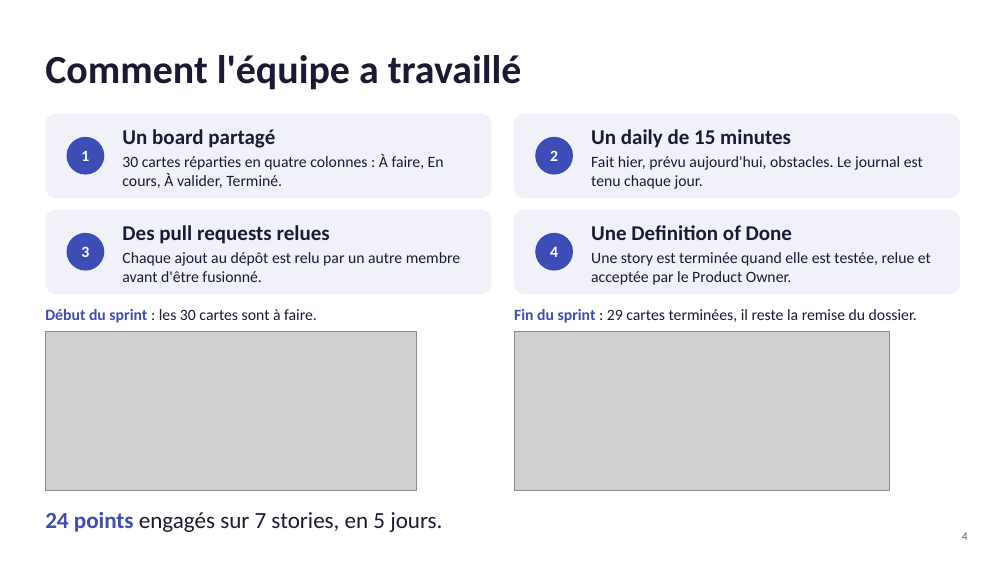
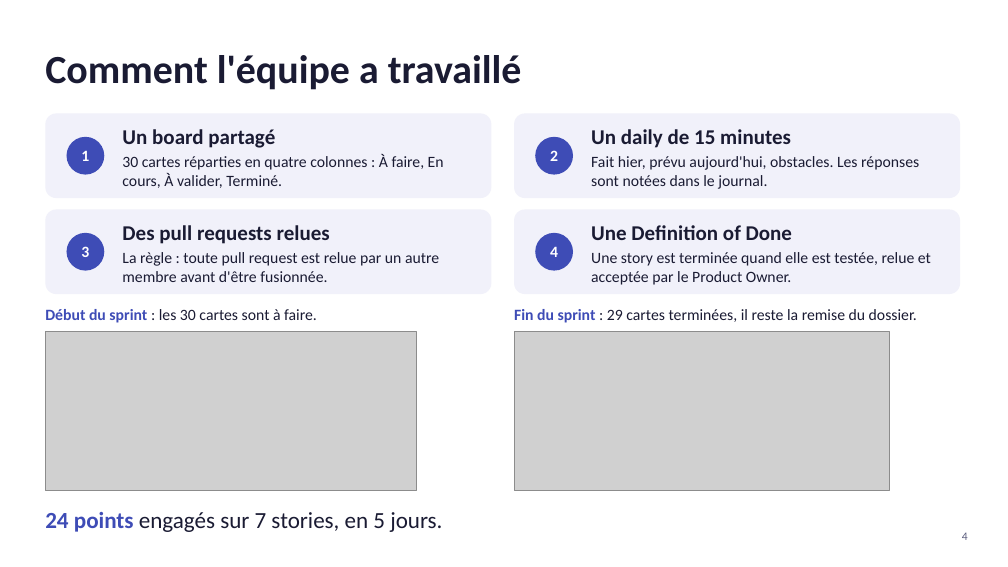
Before and after one commit to Gblack98/datasprint-agile, a slide deck: slide 4 of docs/06-sprint-review/support-demonstration.pptx. Drawn at 1008x567 pixels with LibreOffice and Linux fonts; fonts in the diff are those of the drawing; grey boxes stand for pictures. Boxes give left, top, right and bottom in pixels: in the first picture for what was removed or moved away, otherwise in the second. Text is boxed around its words. In the diff, an @@ line names an element or a change of style, - is before the commit and + after.

```diff
--- a/docs/06-sprint-review/support-demonstration.pptx
+++ b/docs/06-sprint-review/support-demonstration.pptx
@@ text at bbox=[591, 156, 919, 189]: text changed @@
-Fait hier, prévu aujourd'hui, obstacles. Le journal est tenu chaque jour.
+Fait hier, prévu aujourd'hui, obstacles. Les réponses sont notées dans le journal.
@@ text at bbox=[122, 252, 439, 282]: text changed @@
-Chaque ajout au dépôt est relu par un autre membre avant d'être fusionné.
+La règle : toute pull request est relue par un autre membre avant d'être fusionnée.
```
Also in this commit, not shown: 4 other files.
